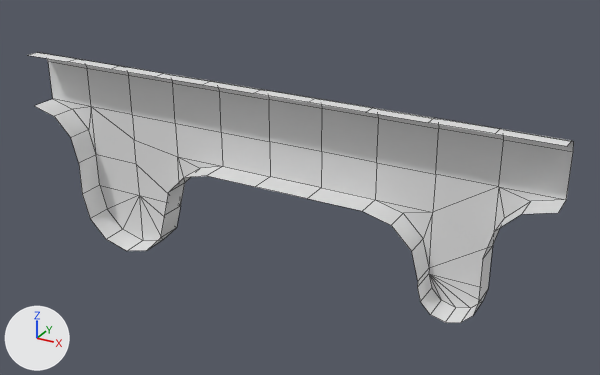
The FBX model Assets/3_3D/Meshes/Tile_v2/Drops/SM_drop_2.fbx, before and after one commit.
Both versions are drawn from a 50 mm lens placed at (3.46, -7.0, 4.01), pointed at (0.27, -1.21, 1.11). Arrows for +X, +Y and +Z are at lower left; the lights stay in place. Mesh edges are drawn as thin lines. Materials are left out; every surface is plain grey. Where no turn or scale is listed for an object, it has been applied to the vertices.

Objects in the first picture: 'SM_drop_2'.
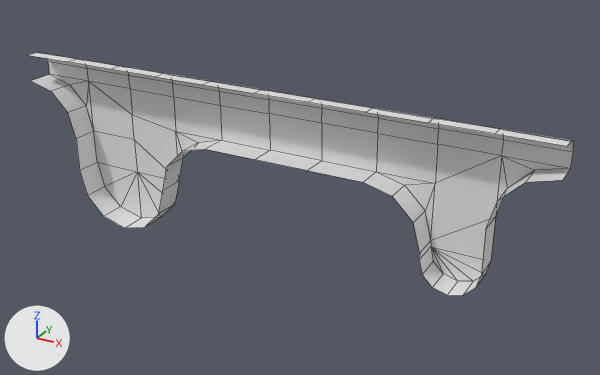
Location of each change, [x1, y1, x2, y2] in pixels of the pictures (600 x 375 px; the box of a moved part takes in the faces that stretch with it):
```json
{"object": "SM_drop_2", "change": "reshaped", "before": [29, 52, 574, 323], "after": [29, 52, 574, 296], "on screen": "10% shorter"}
{"part": 1, "of": "me_mesh", "change": "moved or reshaped", "before": [35, 66, 571, 323], "after": [32, 66, 571, 296]}
```

Edits to the scene script, one JSON object a line:
```json
{"block": "me_mesh", "where": "me_mesh.from_pydata(...)  # 120 vertices, 107 faces; spans x -2.5..2.5, y -1.5..-1.25, z 0.17..2.0"}
{"block": "me_mesh", "where": "# used by ob_sm_drop_2; location = (0.0, 0.0, 0.0)"}
{"block": "me_mesh", "change": "me_mesh part 1: all 76 vertices in x -2.5..2.5, y -1.5..-1.25, z 0.17..1.5 are moved by (0.0, 0.0, 0.25)"}
```
